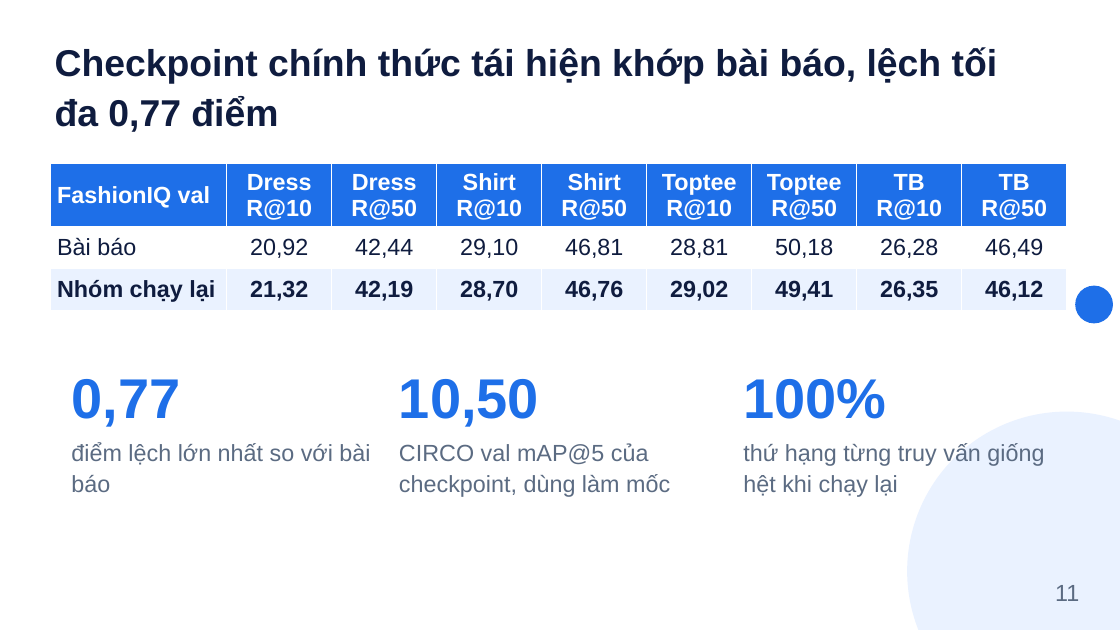
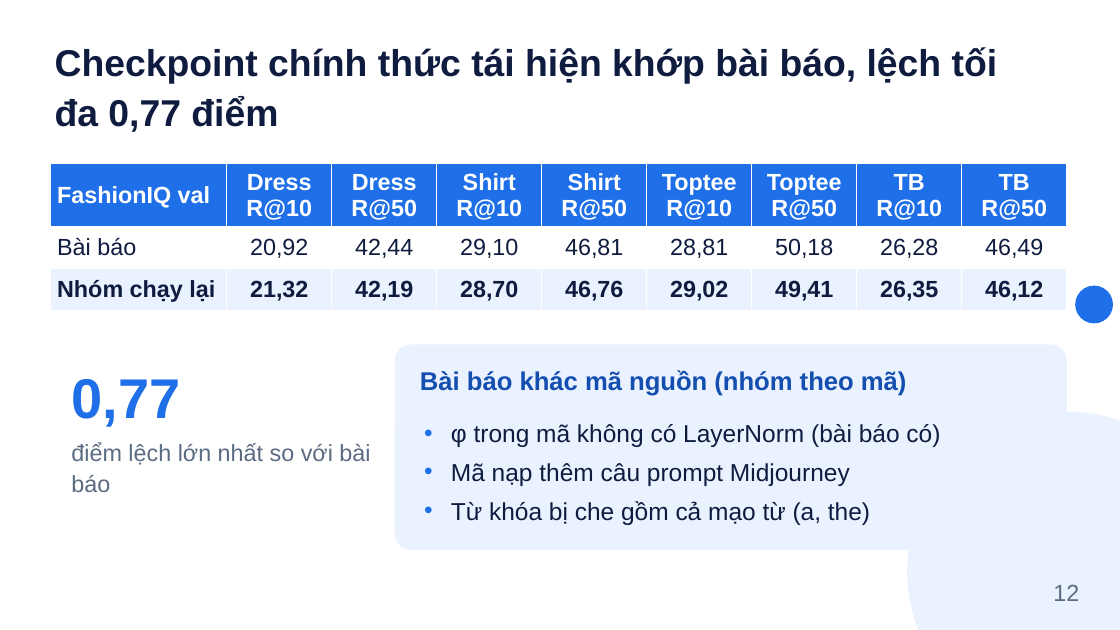
Before and after one commit to tamdv/btl-lincir, a slide deck: slide 12 of slides/Slides_Nhom8_LinCIR.pptx (slide 11 before the commit). Drawn at 1120x630 pixels with LibreOffice and Linux fonts; fonts in the diff are those of the drawing. Boxes give left, top, right and bottom in pixels: in the first picture for what was removed or moved away, otherwise in the second. Text is boxed around its words. In the diff, an @@ line names an element or a change of style, - is before the commit and + after.

```diff
--- a/slides/Slides_Nhom8_LinCIR.pptx
+++ b/slides/Slides_Nhom8_LinCIR.pptx
@@ rounded rectangle added at [395,344,1067,550], fill #EAF2FF @@
@@ text removed at [399,379,539,427] @@
-10,50
@@ text added at [420,370,907,396], 22 pt, text #144FB0, bold @@
+Bài báo khác mã nguồn (nhóm theo mã)
@@ text removed at [743,379,886,419] @@
-100%
@@ text removed at [399,443,670,497] @@
-CIRCO val mAP@5 của checkpoint, dùng làm mốc
@@ text added at [451,424,940,525], 21 pt, text #0F1C3F @@
+• φ trong mã không có LayerNorm (bài báo có)
+• Mã nạp thêm câu prompt Midjourney
+• Từ khóa bị che gồm cả mạo từ (a, the)
@@ text removed at [743,443,1044,497] @@
-thứ hạng từng truy vấn giống hệt khi chạy lại
@@ text at [1053,584,1079,601]: text changed @@
-11
+12
```
Also in this commit, not shown: 12 other slides changed, 3 slides added, 2 slides removed, 26 other files.
